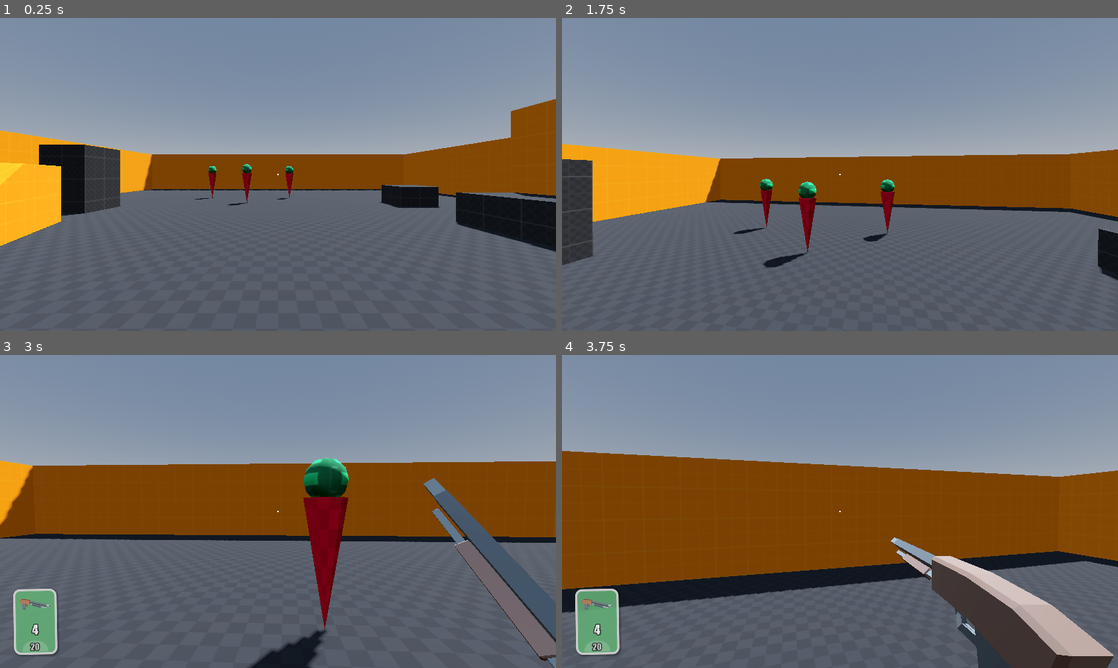
Above: before the commit, frames 1-4 (two rows, left to right).
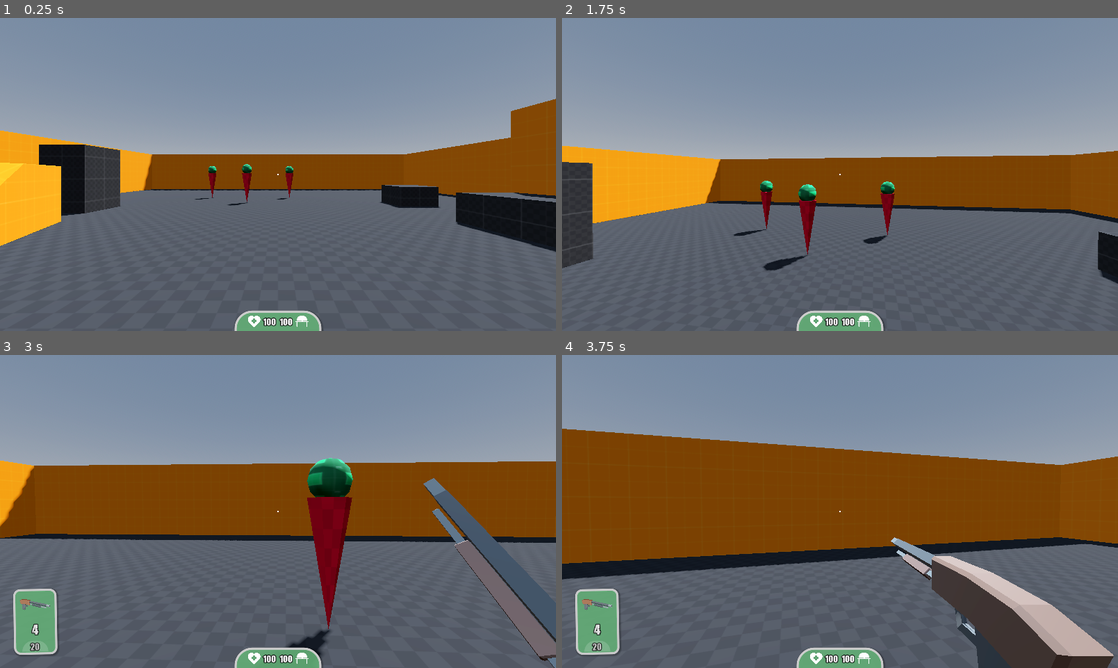
Above: after the commit, the same moments.

Repository: Llop-Estepari/CSGO-in-Godot4.0
Game: Godot game, scene res://scenes/world.tscn
The game is run twice, just before and just after one commit, with the same random seed, the same clock (stepped at 60 frames per second) and the same inputs.
Inputs (mouse positions are in pixels of both pictures, inside the frame that each line leads up to):
- Up to frame 1 (0.25 s): no input
- Up to frame 2 (1.75 s): tap Enter at 0.5 s; move the mouse to (867, 174) at 0.52 s; hold W (forward) from 0.53 s (still down); tap Space (action_jump) at 0.6, 0.77, 1.07, 1.52, 1.55 s; move the mouse to (812, 174) at 1.27 s; click (812, 174) at 1.35 s
- Up to frame 3 (3 s): keep holding W (forward); tap Space (action_jump) at 1.82, 2.3 s; move the mouse to (289, 505) at 2.02 s; hold 1 2.03-2.78 s; move the mouse to (272, 517) at 2.77 s; tap 2 at 2.85 s
- Up to frame 4 (3.75 s): keep holding W (forward); tap Space (action_jump) at 3.02, 3.05, 3.32, 3.6 s; move the mouse to (878, 514) at 3.52 s

The runs differ from the first frame. In frame 1, 1.0% of the frame differs, in the area x 2-78%, y 37-100%; in frame 2, 2.7%; in frame 3, 2.2%; in frame 4, 17%, in the area x 0-100%, y 23-100%.

Commit message:
Player and HUD
Health system created
HUD updated
DEAD state created

Diff:
--- a/scenes/Globals/Global.gd
+++ b/scenes/Globals/Global.gd
@@ -1,5 +1,5 @@
 extends Node
 
 signal weapon_changed(name, mag_ammo, all_ammo)
-
 signal weapon_ammo_changed(cur_ammo, max_ammo)
+signal health_changed(hp : int, ap : int)
--- a/scenes/player/hud/hud.gd
+++ b/scenes/player/hud/hud.gd
@@ -4,12 +4,16 @@
 @onready var weapon_image = $wInfo/HBoxContainer/pName/weaponImage
 @onready var w_ammo = $wInfo/HBoxContainer/pAmmo/wAmmo
 @onready var w_all_ammo = $wInfo/HBoxContainer/pAllAmmo/all_ammo_panel/wAllAmmo
+@onready var hp = $hInfo/HBoxContainer/HBoxContainer/HP
+@onready var ap = $hInfo/HBoxContainer/HBoxContainer2/AP
+@onready var vest_image = $hInfo/HBoxContainer/HBoxContainer2/vestImage
 
 
 func _ready():
 	$wInfo.hide()
 	Global.connect("weapon_changed", on_weapon_changed)
 	Global.connect("weapon_ammo_changed", on_weapon_shoted)
+	Global.connect("health_changed", on_health_changed)
 
 func on_weapon_changed(w_name, ammo, all_ammo):
 	$wInfo.show()
@@ -21,3 +25,10 @@
 	animation_player.play("weapon_shoted")
 	w_ammo.text = str(mag)
 	w_all_ammo.text = str(max_ammo)
+
+func on_health_changed(_hp, _ap):
+	if _hp == 0:
+		$wInfo.queue_free()
+	hp.text = str(_hp)
+	ap.text = str(_ap)
+	vest_image.check_icon(_ap)
--- a/scenes/player/hud/hud.tscn
+++ b/scenes/player/hud/hud.tscn
@@ -1,10 +1,13 @@
-[gd_scene load_steps=13 format=3 uid="uid://crg5x86ncgwnw"]
+[gd_scene load_steps=17 format=3 uid="uid://crg5x86ncgwnw"]
 
 [ext_resource type="Script" path="res://scenes/player/hud/hud.gd" id="1_moqmb"]
 [ext_resource type="Theme" uid="uid://dxwj42fdlex1t" path="res://resources/hud_theme.tres" id="2_g5flb"]
 [ext_resource type="Texture2D" uid="uid://dlw13bfjgdjam" path="res://assets/hud/img_icons/hud_ammo_icon1.png" id="3_3aa4b"]
 [ext_resource type="Texture2D" uid="uid://c7n0w6w4axfgi" path="res://assets/hud/img_weapons/pistol.png" id="3_wr4uk"]
 [ext_resource type="Script" path="res://scenes/player/hud/weaponImage.gd" id="4_g8cs5"]
+[ext_resource type="Texture2D" uid="uid://cv8xjq7ldncgo" path="res://assets/hud/img_icons/2966327.png" id="6_tgpax"]
+[ext_resource type="Texture2D" uid="uid://ddicqhyvcik3j" path="res://assets/hud/img_icons/helemt_icon.png" id="7_2feto"]
+[ext_resource type="Script" path="res://scenes/player/hud/vestImage.gd" id="8_c4pco"]
 
 [sub_resource type="StyleBoxFlat" id="StyleBoxFlat_fn0yu"]
 bg_color = Color(0.407843, 0.713726, 0.486275, 0.862745)
@@ -68,6 +71,18 @@
 corner_radius_top_right = 100
 corner_detail = 7
 
+[sub_resource type="StyleBoxFlat" id="StyleBoxFlat_7u0k8"]
+bg_color = Color(0.407843, 0.713726, 0.486275, 0.862745)
+border_width_left = 5
+border_width_top = 5
+border_width_right = 5
+corner_radius_top_left = 40
+corner_radius_top_right = 40
+corner_detail = 12
+shadow_color = Color(0, 0, 0, 0.286275)
+shadow_size = 4
+shadow_offset = Vector2(2, 2)
+
 [node name="HUD" type="CanvasLayer"]
 script = ExtResource("1_moqmb")
 
@@ -175,3 +190,73 @@
 theme_override_font_sizes/font_size = 20
 text = "999"
 horizontal_alignment = 1
+
+[node name="hInfo" type="Panel" parent="."]
+custom_minimum_size = Vector2(200, 0)
+anchors_preset = 7
+anchor_left = 0.5
+anchor_top = 1.0
+anchor_right = 0.5
+anchor_bottom = 1.0
+offset_left = -95.0
+offset_top = -47.0
+offset_right = 95.0
+offset_bottom = 3.0
+grow_horizontal = 2
+grow_vertical = 0
+theme = ExtResource("2_g5flb")
+theme_override_styles/panel = SubResource("StyleBoxFlat_7u0k8")
+
+[node name="HBoxContainer" type="HBoxContainer" parent="hInfo"]
+layout_mode = 1
+anchors_preset = 15
+anchor_right = 1.0
+anchor_bottom = 1.0
+grow_horizontal = 2
+grow_vertical = 2
+theme_override_constants/separation = 4
+alignment = 1
+
+[node name="HBoxContainer" type="HBoxContainer" parent="hInfo/HBoxContainer"]
+layout_mode = 2
+size_flags_horizontal = 3
+alignment = 2
+
+[node name="vestImage" type="TextureRect" parent="hInfo/HBoxContainer/HBoxContainer"]
+custom_minimum_size = Vector2(30, 25)
+layout_mode = 2
+size_flags_horizontal = 10
+size_flags_vertical = 4
+texture = ExtResource("6_tgpax")
+expand_mode = 5
+
+[node name="HP" type="Label" parent="hInfo/HBoxContainer/HBoxContainer"]
+custom_minimum_size = Vector2(34, 40)
+layout_mode = 2
+size_flags_vertical = 1
+theme_override_font_sizes/font_size = 20
+text = "100"
+horizontal_alignment = 1
+vertical_alignment = 1
+
+[node name="HBoxContainer2" type="HBoxContainer" parent="hInfo/HBoxContainer"]
+layout_mode = 2
+size_flags_horizontal = 3
+
+[node name="AP" type="Label" parent="hInfo/HBoxContainer/HBoxContainer2"]
+custom_minimum_size = Vector2(34, 40)
+layout_mode = 2
+size_flags_vertical = 1
+theme_override_font_sizes/font_size = 20
+text = "100"
+horizontal_alignment = 1
+vertical_alignment = 1
+
+[node name="vestImage" type="TextureRect" parent="hInfo/HBoxContainer/HBoxContainer2"]
+custom_minimum_size = Vector2(30, 25)
+layout_mode = 2
+size_flags_horizontal = 4
+size_flags_vertical = 4
+texture = ExtResource("7_2feto")
+expand_mode = 5
+script = ExtResource("8_c4pco")
--- /dev/null
+++ b/scenes/player/hud/vestImage.gd
@@ -0,0 +1,9 @@
+extends TextureRect
+
+var icons := [preload("res://assets/hud/img_icons/helemt_icon.png"), preload("res://assets/hud/img_icons/vest_icon.png")]
+
+func check_icon(armor):
+	if armor > 75:
+		texture = icons[0]
+	else:
+		texture = icons[1]
--- a/scenes/player/player.gd
+++ b/scenes/player/player.gd
@@ -1,49 +1,78 @@
 extends CharacterBody3D
 
-enum STATE {IDLE, WALK, RUN, CROUCH, AIR}
+enum STATE {IDLE, WALK, RUN, CROUCH, AIR, DEAD}
 
 @onready var head = $Pivot
+@onready var weapons_manager = $Pivot/Camera3D/weapons_manager
 
 const WALK_SPEED = 3.0
 const RUN_SPEED = 5.0
+const AIR_SPEED = 2.0
 const JUMP_VELOCITY = 6.7
 
 var mouse_sens = .15
 var gravity = ProjectSettings.get_setting("physics/3d/default_gravity")
 var cur_state = STATE.RUN
+var health :int= 100
+var armor :int= 100
 
 func _input(event):
 	if event is InputEventMouseMotion:
-		rotate_y(deg_to_rad(-event.relative.x * mouse_sens))
-		head.rotate_x(deg_to_rad(-event.relative.y * mouse_sens))
-		head.rotation.x = clamp(head.rotation.x, deg_to_rad(-79), deg_to_rad(89))
+		if cur_state != STATE.DEAD:
+			rotate_y(deg_to_rad(-event.relative.x * mouse_sens))
+			head.rotate_x(deg_to_rad(-event.relative.y * mouse_sens))
+			head.rotation.x = clamp(head.rotation.x, deg_to_rad(-79), deg_to_rad(89))
 
 func _ready():
 	Input.set_mouse_mode(Input.MOUSE_MODE_CAPTURED)
 
 func _physics_process(delta):
-	if Input.is_action_just_pressed("action_esc"): get_tree().quit()
+	if Input.is_action_just_pressed("action_esc"): get_hit(25)
 	match cur_state:
 		STATE.IDLE: pass
 		STATE.WALK: _movement(WALK_SPEED, delta)
 		STATE.RUN: _movement(RUN_SPEED, delta)
 		STATE.CROUCH: pass
-		STATE.AIR: _movement(RUN_SPEED, delta)
+		STATE.AIR: _air(delta)
+		STATE.DEAD: pass
 
 func _movement(speed, delta):
-	if not is_on_floor():
-		velocity.y -= gravity * delta
-	else:
-		cur_state = STATE.RUN
-	if Input.is_action_just_pressed("action_jump") and is_on_floor():
-		velocity.y = JUMP_VELOCITY
-		cur_state = STATE.AIR
-	var input_dir = Input.get_vector("left", "right", "forward", "backward")
-	var direction = (transform.basis * Vector3(input_dir.x, 0, input_dir.y)).normalized()
+	if Input.is_action_just_pressed("action_jump") and is_on_floor(): velocity.y = JUMP_VELOCITY
+	if not is_on_floor(): cur_state = STATE.AIR
+	var direction = get_direction()
 	if direction:
 		velocity.x = direction.x * speed
 		velocity.z = direction.z * speed
 	else:
 		velocity.x = move_toward(velocity.x, 0, speed)
 		velocity.z = move_toward(velocity.z, 0, speed)
+	get_floor_normal()
 	move_and_slide()
+
+func _air(delta):
+	if not is_on_floor():
+		velocity.y -= gravity * delta
+	else: cur_state = STATE.RUN
+	move_and_slide()
+
+func get_direction() -> Vector3:
+	var input_dir = Input.get_vector("left", "right", "forward", "backward")
+	return (transform.basis * Vector3(input_dir.x, 0, input_dir.y)).normalized()
+
+func get_hit(dmg):
+	if health == 0:
+		return
+	if armor > 0:
+		while armor > 0:
+			if dmg == 0: break
+			armor -= 1
+			dmg -= 1
+	if dmg > 0 and armor == 0:
+		if health - dmg <= 0:
+			health = 0
+			Global.emit_signal("health_changed", health, armor)
+			cur_state = STATE.DEAD
+			weapons_manager.queue_free()
+			return
+		health -= dmg
+	Global.emit_signal("health_changed", health, armor)
--- a/scenes/player/player.tscn
+++ b/scenes/player/player.tscn
@@ -1,16 +1,11 @@
-[gd_scene load_steps=38 format=3 uid="uid://d4aajvo4s2e0f"]
+[gd_scene load_steps=37 format=3 uid="uid://d4aajvo4s2e0f"]
 
 [ext_resource type="Script" path="res://scenes/player/player.gd" id="1_c8uqp"]
 [ext_resource type="Script" path="res://scenes/player/weapons_manager.gd" id="2_v7xd5"]
 [ext_resource type="Script" path="res://scenes/player/weapon.gd" id="3_mpaf6"]
 [ext_resource type="PackedScene" uid="uid://crg5x86ncgwnw" path="res://scenes/player/hud/hud.tscn" id="4_i2j8p"]
 
-[sub_resource type="CylinderShape3D" id="CylinderShape3D_1wf1a"]
-height = 1.35709
-radius = 0.4
-
-[sub_resource type="SphereShape3D" id="SphereShape3D_j0tpx"]
-radius = 0.4
+[sub_resource type="CapsuleShape3D" id="CapsuleShape3D_8klu7"]
 
 [sub_resource type="StandardMaterial3D" id="StandardMaterial3D_niklv"]
 resource_name = "metal_dark"
@@ -369,7 +364,7 @@
 tracks/6/interp = 1
 tracks/6/loop_wrap = true
 tracks/6/keys = {
-"times": PackedFloat32Array(0.75),
+"times": PackedFloat32Array(0.65),
 "transitions": PackedFloat32Array(1),
 "values": [{
 "args": [],
@@ -980,13 +975,7 @@
 script = ExtResource("1_c8uqp")
 
 [node name="CSBody" type="CollisionShape3D" parent="."]
-transform = Transform3D(1, 0, 0, 0, 1, 0, 0, 0, 1, 0, 0.115552, 0)
-visible = false
-shape = SubResource("CylinderShape3D_1wf1a")
-
-[node name="CSFeet" type="CollisionShape3D" parent="."]
-transform = Transform3D(1, 0, 0, 0, 1, 0, 0, 0, 1, 0, -0.600253, 0)
-shape = SubResource("SphereShape3D_j0tpx")
+shape = SubResource("CapsuleShape3D_8klu7")
 
 [node name="Pivot" type="Node3D" parent="."]
 transform = Transform3D(1, 0, 0, 0, 1, 0, 0, 0, 1, 0, 0.7, 0)
@@ -998,7 +987,6 @@
 script = ExtResource("2_v7xd5")
 
 [node name="pistol" type="Node3D" parent="Pivot/Camera3D/weapons_manager"]
-visible = false
 script = ExtResource("3_mpaf6")
 fire_rate = 0.25
 max_ammo = 90
Binary file added: assets/hud/img_icons/2966327.png
Not shown, added: assets/hud/img_icons/2966327.png.import
Binary file added: assets/hud/img_icons/helemt_icon.png
Not shown, added: assets/hud/img_icons/helemt_icon.png.import
Binary file added: assets/hud/img_icons/vest_icon.png
Not shown, added: assets/hud/img_icons/vest_icon.png.import
